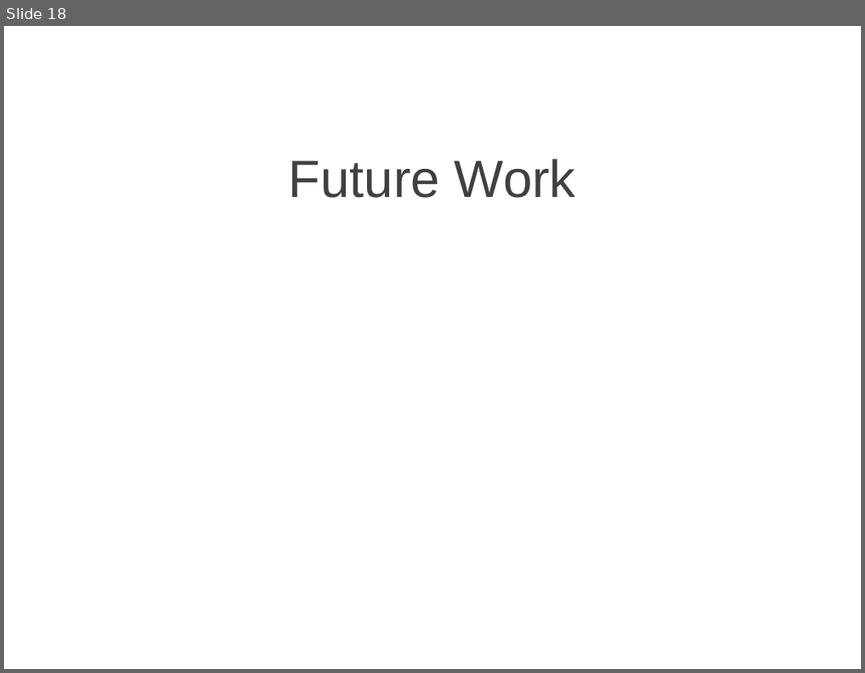
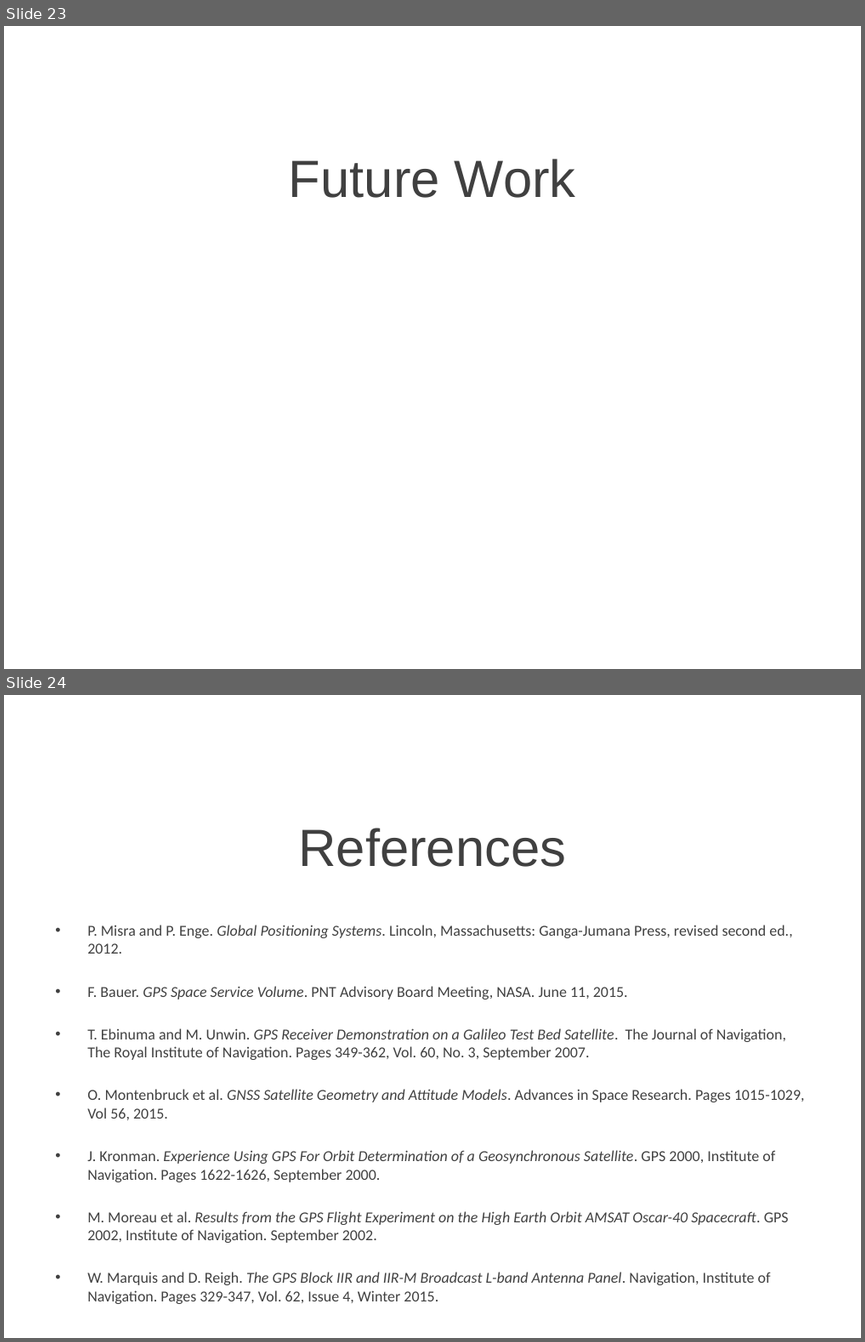
Before and after one commit to cullenself/ExtendedGNSS, a slide deck: Report/Extended GNSS.pptx. Shown one above the other, each under a label of ours: slide 18 before the commit, slides 23 and 24 after it. The pictures are 865x673 and 865x1342 pixels, drawn with LibreOffice and Linux fonts; fonts in the diff are those of the drawing; grey boxes stand for pictures; background and template pictures are left out. Boxes give left, top, right and bottom in pixels: in the first picture for what was removed or moved away, otherwise in the second. Text is boxed around its words. In the diff, an @@ line names an element or a change of style, - is before the commit and + after.

```diff
--- a/Report/Extended GNSS.pptx
+++ b/Report/Extended GNSS.pptx
@@ slide 24 added at (x1=4, y1=695, x2=861, y2=1338), background picture (left out) @@
@@ title added at (x1=298, y1=828, x2=566, y2=867), 44 pt, text #404040 @@
+References
@@ text added at (x1=87, y1=925, x2=805, y2=1285), 12.8 pt, text #404040 @@
+• P. Misra and P. Enge. Global Positioning Systems. Lincoln, Massachusetts: Ganga-Jumana Press, revised second ed., 2012.
+• F. Bauer. GPS Space Service Volume. PNT Advisory Board Meeting, NASA. June 11, 2015.
+• T. Ebinuma and M. Unwin. GPS Receiver Demonstration on a Galileo Test Bed Satellite. The Journal of Navigation, The Royal Institute of Navigation. Pages 349-362, Vol. 60, No. 3, September 2007.
+• O. Montenbruck et al. GNSS Satellite Geometry and Attitude Models. Advances in Space Research. Pages 1015-1029, Vol 56, 2015.
+• J. Kronman. Experience Using GPS For Orbit Determination of a Geosynchronous Satellite. GPS 2000, Institute of Navigation. Pages 1622-1626, September 2000.
+• M. Moreau et al. Results from the GPS Flight Experiment on the High Earth Orbit AMSAT Oscar-40 Spacecraft. GPS 2002, Institute of Navigation. September 2002.
+• W. Marquis and D. Reigh. The GPS Block IIR and IIR-M Broadcast L-band Antenna Panel. Navigation, Institute of Navigation. Pages 329-347, Vol. 62, Issue 4, Winter 2015.
@@ what was slide 18 is now slide 23 @@
```
Also in this commit, not shown: 2 slides changed, 6 other slides added, 1 slide removed, 2 other files.
